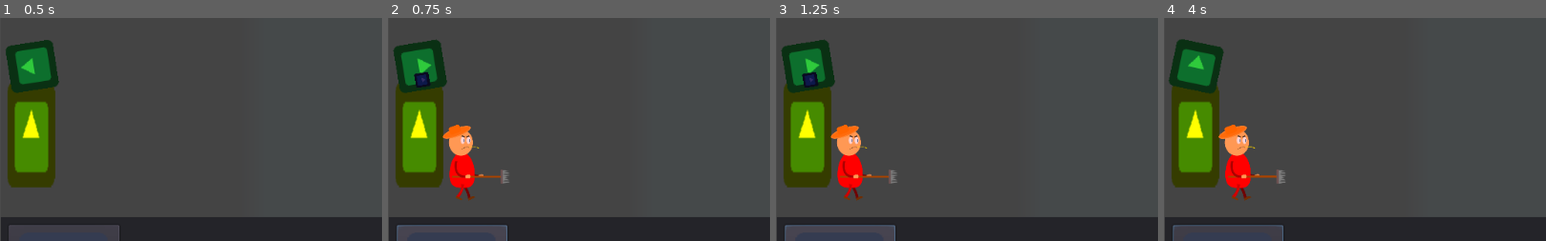
Above: before the commit, frames 1-4 (left to right).
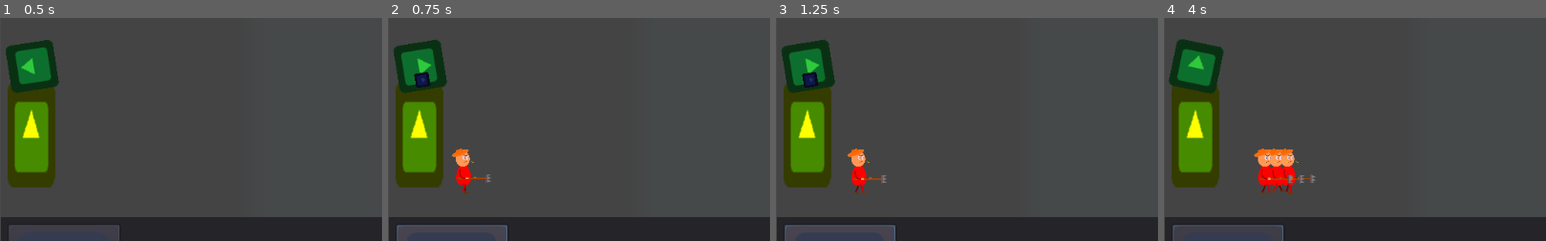
Above: after the commit, the same moments.

Repository: Jon1r/Tower
Game: Godot game, scene res://Map01.tscn
Two runs of this game, one before a commit and one after it. Both use one fixed random seed, a clock stepped at 60 frames per second and the inputs below. The project has no main scene, so this scene is started directly. The engine's default icon, where the game draws it, is replaced by a stand-in: a white triangle on a blue panel in a dark square.
Inputs (mouse positions are % of the whole screen's width and height, from its top left):
- Up to frame 1 (0.5 s): no input
- Up to frame 2 (0.75 s): click (8, 90) at 0.5 s
- Up to frame 3 (1.25 s): no input
- Up to frame 4 (4 s): click (8, 90) at 1.25 s; click (8, 90) at 2 s; move the mouse to (72, 45) at 2.77 s; press the mouse at (72, 45) at 2.78 s; move the mouse to (30, 55) at 3.52 s; release the mouse at (30, 55) at 3.53 s; click (30, 55) at 3.6 s
The pictures show only the part of the screen within x 0-50%, y 35-85%; the shares and areas given below are measured in that part.

Frame 1 is identical in both runs. In frame 2, 1.8% of the frame differs, in the area x 14-32%, y 47-83%; in frame 3, 2.1%; in frame 4, 3.6%, in the area x 14-40%, y 47-83%.
Error before the commit: Attempt to call function 'play' in base 'null instance' on a null instance. (res://LightWarrior.gd:19)

Commit message:
Update LightWarrior.tscn

Diff:
--- a/LightWarrior.tscn
+++ b/LightWarrior.tscn
@@ -1,28 +1,31 @@
-[gd_scene load_steps=6 format=2]
+[gd_scene load_steps=5 format=2]
 
 [ext_resource path="res://Warrior.tscn" type="PackedScene" id=1]
-[ext_resource path="res://icon.png" type="Texture" id=2]
 [ext_resource path="res://LightWarrior.gd" type="Script" id=3]
 [ext_resource path="res://Peasant.tscn" type="PackedScene" id=4]
 
-[sub_resource type="RectangleShape2D" id=1]
-extents = Vector2( 13.7281, 32.1352 )
+[sub_resource type="CircleShape2D" id=1]
+radius = 34.888
 
 [node name="LightWarrior" instance=ExtResource( 1 )]
 collision_layer = 2
+collision_mask = 12
 script = ExtResource( 3 )
 time_speed = 1.0
 dmg = 1
 speed = 1200
 
-[node name="Peasant" parent="." index="0" instance=ExtResource( 4 )]
+[node name="Sprite" parent="." index="0"]
+scale = Vector2( 0.2, 0.2 )
+
+[node name="Peasant" parent="Sprite" index="0" instance=ExtResource( 4 )]
 position = Vector2( 3.63834, -27.6536 )
-scale = Vector2( 0.342262, 0.342262 )
+collision_mask = 12
 
-[node name="Sprite" parent="." index="1"]
-visible = false
-modulate = Color( 0.0235294, 0.203922, 0.345098, 1 )
-texture = ExtResource( 2 )
+[node name="DetectRadius" parent="." index="3"]
+collision_layer = 2
+collision_mask = 2147483660
 
-[node name="CollisionShape2D" parent="." index="2"]
+[node name="CollisionShape2D" parent="DetectRadius" index="0"]
+position = Vector2( 0.887356, 12.804 )
 shape = SubResource( 1 )
